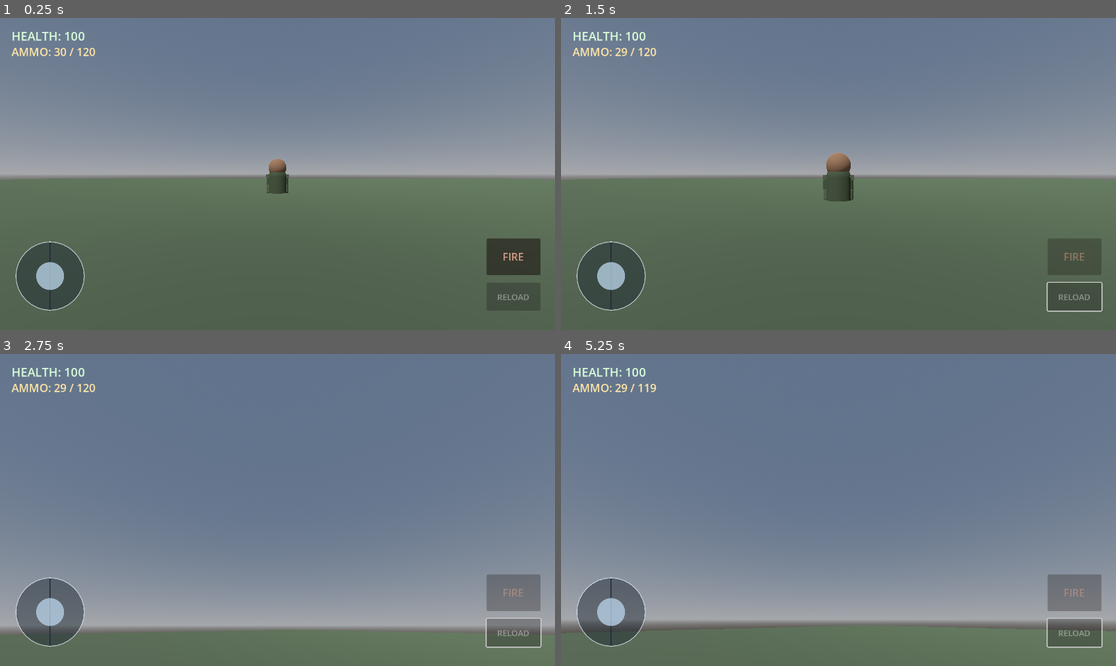
Above: before the commit, frames 1-4 (two rows, left to right).
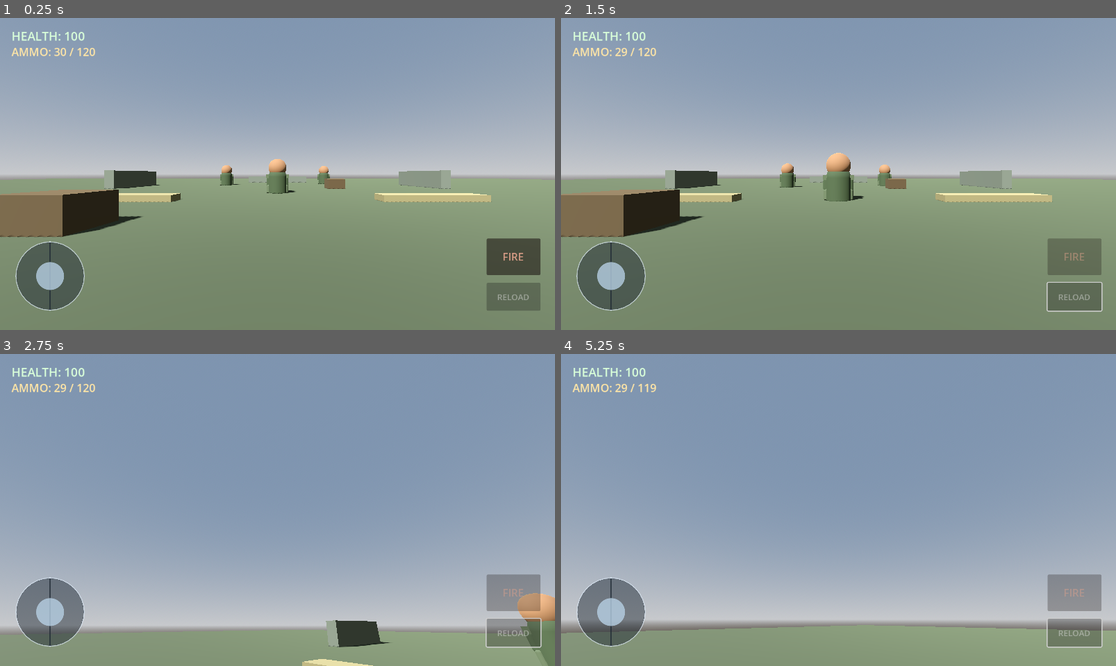
Above: after the commit, the same moments.

Repository: leefortine86-eng/Hunger-For-War
Game: Godot game, scene res://scenes/main.tscn
The game is run twice, just before and just after one commit, with the same random seed, the same clock (stepped at 60 frames per second) and the same inputs.
Inputs (mouse positions are in pixels of both pictures, inside the frame that each line leads up to):
- Up to frame 1 (0.25 s): no input
- Up to frame 2 (1.5 s): click "FIRE" at 0.5 s; click "RELOAD" at 1.25 s
- Up to frame 3 (2.75 s): move the mouse to (305, 510) at 2.02 s; hold W (move_forward) from 2.03 s (still down); tap R at 2.1 s; click (305, 510) at 2.17 s
- Up to frame 4 (5.25 s): keep holding W (move_forward); move the mouse to (810, 510) at 2.77 s; tap R every 0.75 s from 2.85 to 5.1 s; move the mouse to (849, 503) at 3.52 s; move the mouse to (832, 516) at 4.27 s; click (832, 516) at 4.42 s; move the mouse to (877, 513) at 5.02 s

The runs differ from the first frame. In frame 1, 96% of the frame differs, in the area x 0-100%, y 0-100%; in frame 2, 97%; in frame 3, 97%; in frame 4, 97%.

Commit message:
Add battlefield cover and deploy enemy squad

Diff:
--- a/scripts/main.gd
+++ b/scripts/main.gd
@@ -1,53 +1,102 @@
-
 extends Node3D
 
 const ENEMY_SCENE = preload("res://scenes/enemy.tscn")
 
 func _ready():
     print("HUNGER FOR WAR battlefield loaded!")
+    _create_ground()
+    _create_lighting()
+    _create_battlefield_cover()
+    _spawn_enemies()
 
-    # Create solid battlefield ground
-    var ground_body = StaticBody3D.new()
+func _create_ground():
+    var ground_body := StaticBody3D.new()
     ground_body.name = "BattlefieldGround"
     add_child(ground_body)
 
-    var ground = MeshInstance3D.new()
-    var ground_mesh = BoxMesh.new()
+    var ground := MeshInstance3D.new()
+    var ground_mesh := BoxMesh.new()
     ground_mesh.size = Vector3(100, 1, 100)
     ground.mesh = ground_mesh
-
-    var ground_material = StandardMaterial3D.new()
-    ground_material.albedo_color = Color(0.22, 0.28, 0.20)
+    var ground_material := StandardMaterial3D.new()
+    ground_material.albedo_color = Color(0.22, 0.25, 0.18)
+    ground_material.roughness = 1.0
     ground.material_override = ground_material
     ground_body.add_child(ground)
 
-    var ground_collision = CollisionShape3D.new()
-    var ground_shape = BoxShape3D.new()
-    ground_shape.size = Vector3(100, 1, 100)
-    ground_collision.shape = ground_shape
-    ground_collision.position.y = -0.5
-    ground_body.add_child(ground_collision)
+    var collision := CollisionShape3D.new()
+    var shape := BoxShape3D.new()
+    shape.size = Vector3(100, 1, 100)
+    collision.shape = shape
+    collision.position.y = -0.5
+    ground_body.add_child(collision)
 
-    # Add sunlight
-    var sunlight = DirectionalLight3D.new()
-    sunlight.rotation_degrees = Vector3(-55, -30, 0)
-    sunlight.light_energy = 1.5
+func _create_lighting():
+    var sunlight := DirectionalLight3D.new()
+    sunlight.rotation_degrees = Vector3(-48, -32, 0)
+    sunlight.light_energy = 1.35
+    sunlight.shadow_enabled = true
     add_child(sunlight)
 
-    # Add sky
-    var world = WorldEnvironment.new()
-    var environment = Environment.new()
+    var world := WorldEnvironment.new()
+    var environment := Environment.new()
     environment.background_mode = Environment.BG_SKY
     environment.sky = Sky.new()
     environment.sky.sky_material = ProceduralSkyMaterial.new()
     environment.ambient_light_source = Environment.AMBIENT_SOURCE_COLOR
-    environment.ambient_light_color = Color(0.55, 0.58, 0.62)
+    environment.ambient_light_color = Color(0.48, 0.51, 0.46)
+    environment.tonemap_mode = Environment.TONE_MAPPER_FILMIC
     world.environment = environment
     add_child(world)
 
-    # Spawn first enemy
-    var enemy = ENEMY_SCENE.instantiate()
-    enemy.position = Vector3(0, 0, -12)
-    add_child(enemy)
+func _make_cover(name: String, size: Vector3, position: Vector3, color: Color):
+    var cover := StaticBody3D.new()
+    cover.name = name
+    cover.position = position
+    add_child(cover)
 
-    print("Enemy soldier deployed!")
+    var mesh_instance := MeshInstance3D.new()
+    var mesh := BoxMesh.new()
+    mesh.size = size
+    mesh_instance.mesh = mesh
+    var material := StandardMaterial3D.new()
+    material.albedo_color = color
+    material.roughness = 0.95
+    mesh_instance.material_override = material
+    cover.add_child(mesh_instance)
+
+    var collision := CollisionShape3D.new()
+    var shape := BoxShape3D.new()
+    shape.size = size
+    collision.shape = shape
+    cover.add_child(collision)
+
+func _create_battlefield_cover():
+    var sandbag := Color(0.43, 0.40, 0.29)
+    var concrete := Color(0.34, 0.36, 0.33)
+    var crate_color := Color(0.27, 0.22, 0.14)
+
+    # Low sandbag defensive positions leave a clear central approach.
+    _make_cover("LeftSandbagPosition", Vector3(4.0, 0.75, 0.8), Vector3(-6.0, 0.38, -8.0), sandbag)
+    _make_cover("RightSandbagPosition", Vector3(4.0, 0.75, 0.8), Vector3(6.0, 0.38, -8.0), sandbag)
+    _make_cover("FarConcreteBarrier", Vector3(7.0, 1.25, 0.7), Vector3(0.0, 0.63, -25.0), concrete)
+
+    # Supply crates and broken wall sections along the edges of the combat lane.
+    _make_cover("SupplyCrateA", Vector3(1.2, 1.2, 1.2), Vector3(-4.2, 0.6, -4.0), crate_color)
+    _make_cover("SupplyCrateB", Vector3(1.2, 1.2, 1.2), Vector3(4.2, 0.6, -15.0), crate_color)
+    _make_cover("BrokenWallLeft", Vector3(0.7, 1.8, 5.0), Vector3(-12.0, 0.9, -17.0), concrete)
+    _make_cover("BrokenWallRight", Vector3(0.7, 1.8, 5.0), Vector3(12.0, 0.9, -17.0), concrete)
+
+func _spawn_enemies():
+    var spawn_points := [
+        Vector3(0, 0, -12),
+        Vector3(-5, 0, -20),
+        Vector3(5, 0, -22)
+    ]
+
+    for spawn_position in spawn_points:
+        var enemy = ENEMY_SCENE.instantiate()
+        enemy.position = spawn_position
+        add_child(enemy)
+
+    print("Three enemy soldiers deployed!")
